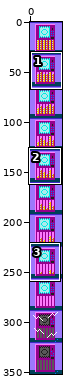
One commit to this sprite sheet: resources/img/rooms/condom_machine.png. Above, an overview of the earlier version with the close-up marked.
Close-up. Before the commit:
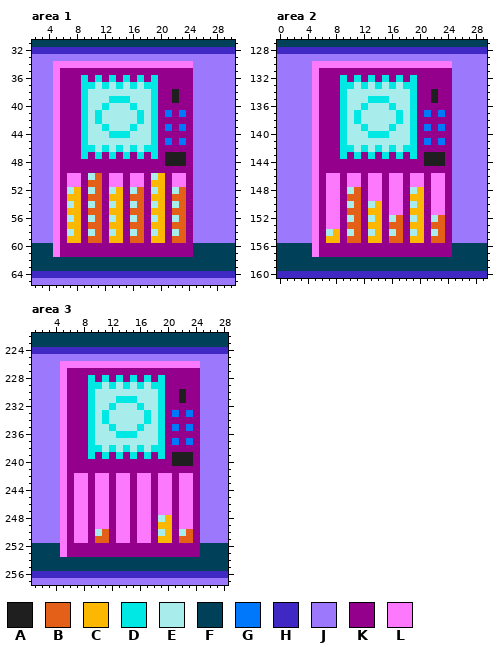
The file is 32x352 pixels. Shown: area 1: x 2..30, y 31..65; area 2: x 0..29, y 127..160; area 3: x 1..28, y 222..257. The commit also changed other parts of the picture, which this record leaves out.
Palette (. is transparent): A #1f1f1f  B #e46018  C #fcb800  D #00e8e4  E #a9ecec  F #004058  G #0078fc  H #4028c4  J #9c78fc  K #94008c  L #fc78fc
Pixels before, area 1, first column x 2:
31 FFFFFFFFFFFFFFFFFFFFFFFFFFFFF
32 HHHHHHHHHHHHHHHHHHHHHHHHHHHHH
33 JJJJJJJJJJJJJJJJJJJJJJJJJJJJJ
34 JJJLLLLLLLLLLLLLLLLLLLLJJJJJJ
35 JJJLKKKKKKKKKKKKKKKKKKKJJJJJJ
36 JJJLKKKDKDKDKDKDKDKKKKKJJJJJJ
37 JJJLKKKDDEDEDEDEDDKKKKKJJJJJJ
38 JJJLKKKDEEEEEEEEEDKKAKKJJJJJJ
39 JJJLKKKDEEEDDDEEEDKKAKKJJJJJJ
40 JJJLKKKDEEDEEEDEEDKKKKKJJJJJJ
41 JJJLKKKDEDEEEEEDEDKGKGKJJJJJJ
42 JJJLKKKDEDEEEEEDEDKKKKKJJJJJJ
43 JJJLKKKDEEDEEEDEEDKGKGKJJJJJJ
44 JJJLKKKDEEEDDDEEEDKKKKKJJJJJJ
45 JJJLKKKDEEEEEEEEEDKGKGKJJJJJJ
46 JJJLKKKDDEDEDEDEDDKKKKKJJJJJJ
47 JJJLKKKDKDKDKDKDKDKAAAKJJJJJJ
48 JJJLKKKKKKKKKKKKKKKAAAKJJJJJJ
49 JJJLKKKKKKKKKKKKKKKKKKKJJJJJJ
50 JJJLKLLKEBKLLKLLKECKLLKJJJJJJ
51 JJJLKLLKBBKLLKLLKCCKLLKJJJJJJ
52 JJJLKECKEBKECKEBKECKEBKJJJJJJ
53 JJJLKCCKBBKCCKBBKCCKBBKJJJJJJ
54 JJJLKECKEBKECKEBKECKEBKJJJJJJ
55 JJJLKCCKBBKCCKBBKCCKBBKJJJJJJ
56 JJJLKECKEBKECKEBKECKEBKJJJJJJ
57 JJJLKCCKBBKCCKBBKCCKBBKJJJJJJ
58 JJJLKECKEBKECKEBKECKEBKJJJJJJ
59 JJJLKCCKBBKCCKBBKCCKBBKJJJJJJ
60 FFFLKKKKKKKKKKKKKKKKKKKFFFFFF
61 FFFLKKKKKKKKKKKKKKKKKKKFFFFFF
62 FFFFFFFFFFFFFFFFFFFFFFFFFFFFF
63 FFFFFFFFFFFFFFFFFFFFFFFFFFFFF
64 HHHHHHHHHHHHHHHHHHHHHHHHHHHHH
65 JJJJJJJJJJJJJJJJJJJJJJJJJJJJJ
Pixels before, area 2, first column x 0:
127 FFFFFFFFFFFFFFFFFFFFFFFFFFFFFF
128 HHHHHHHHHHHHHHHHHHHHHHHHHHHHHH
129 JJJJJJJJJJJJJJJJJJJJJJJJJJJJJJ
130 JJJJJLLLLLLLLLLLLLLLLLLLLJJJJJ
131 JJJJJLKKKKKKKKKKKKKKKKKKKJJJJJ
132 JJJJJLKKKDKDKDKDKDKDKKKKKJJJJJ
133 JJJJJLKKKDDEDEDEDEDDKKKKKJJJJJ
134 JJJJJLKKKDEEEEEEEEEDKKAKKJJJJJ
135 JJJJJLKKKDEEEDDDEEEDKKAKKJJJJJ
136 JJJJJLKKKDEEDEEEDEEDKKKKKJJJJJ
137 JJJJJLKKKDEDEEEEEDEDKGKGKJJJJJ
138 JJJJJLKKKDEDEEEEEDEDKKKKKJJJJJ
139 JJJJJLKKKDEEDEEEDEEDKGKGKJJJJJ
140 JJJJJLKKKDEEEDDDEEEDKKKKKJJJJJ
141 JJJJJLKKKDEEEEEEEEEDKGKGKJJJJJ
142 JJJJJLKKKDDEDEDEDEDDKKKKKJJJJJ
143 JJJJJLKKKDKDKDKDKDKDKAAAKJJJJJ
144 JJJJJLKKKKKKKKKKKKKKKAAAKJJJJJ
145 JJJJJLKKKKKKKKKKKKKKKKKKKJJJJJ
146 JJJJJLKLLKLLKLLKLLKLLKLLKJJJJJ
147 JJJJJLKLLKLLKLLKLLKLLKLLKJJJJJ
148 JJJJJLKLLKEBKLLKLLKECKLLKJJJJJ
149 JJJJJLKLLKBBKLLKLLKCCKLLKJJJJJ
150 JJJJJLKLLKEBKECKLLKECKLLKJJJJJ
151 JJJJJLKLLKBBKCCKLLKCCKLLKJJJJJ
152 JJJJJLKLLKEBKECKEBKECKEBKJJJJJ
153 JJJJJLKLLKBBKCCKBBKCCKBBKJJJJJ
154 JJJJJLKECKEBKECKEBKECKEBKJJJJJ
155 JJJJJLKCCKBBKCCKBBKCCKBBKJJJJJ
156 FFFFFLKKKKKKKKKKKKKKKKKKKFFFFF
157 FFFFFLKKKKKKKKKKKKKKKKKKKFFFFF
158 FFFFFFFFFFFFFFFFFFFFFFFFFFFFFF
159 FFFFFFFFFFFFFFFFFFFFFFFFFFFFFF
160 HHHHHHHHHHHHHHHHHHHHHHHHHHHHHH
Pixels before, area 3, first column x 1:
222 FFFFFFFFFFFFFFFFFFFFFFFFFFFF
223 FFFFFFFFFFFFFFFFFFFFFFFFFFFF
224 HHHHHHHHHHHHHHHHHHHHHHHHHHHH
225 JJJJJJJJJJJJJJJJJJJJJJJJJJJJ
226 JJJJLLLLLLLLLLLLLLLLLLLLJJJJ
227 JJJJLKKKKKKKKKKKKKKKKKKKJJJJ
228 JJJJLKKKDKDKDKDKDKDKKKKKJJJJ
229 JJJJLKKKDDEDEDEDEDDKKKKKJJJJ
230 JJJJLKKKDEEEEEEEEEDKKAKKJJJJ
231 JJJJLKKKDEEEDDDEEEDKKAKKJJJJ
232 JJJJLKKKDEEDEEEDEEDKKKKKJJJJ
233 JJJJLKKKDEDEEEEEDEDKGKGKJJJJ
234 JJJJLKKKDEDEEEEEDEDKKKKKJJJJ
235 JJJJLKKKDEEDEEEDEEDKGKGKJJJJ
236 JJJJLKKKDEEEDDDEEEDKKKKKJJJJ
237 JJJJLKKKDEEEEEEEEEDKGKGKJJJJ
238 JJJJLKKKDDEDEDEDEDDKKKKKJJJJ
239 JJJJLKKKDKDKDKDKDKDKAAAKJJJJ
240 JJJJLKKKKKKKKKKKKKKKAAAKJJJJ
241 JJJJLKKKKKKKKKKKKKKKKKKKJJJJ
242 JJJJLKLLKLLKLLKLLKLLKLLKJJJJ
243 JJJJLKLLKLLKLLKLLKLLKLLKJJJJ
244 JJJJLKLLKLLKLLKLLKLLKLLKJJJJ
245 JJJJLKLLKLLKLLKLLKLLKLLKJJJJ
246 JJJJLKLLKLLKLLKLLKLLKLLKJJJJ
247 JJJJLKLLKLLKLLKLLKLLKLLKJJJJ
248 JJJJLKLLKLLKLLKLLKECKLLKJJJJ
249 JJJJLKLLKLLKLLKLLKCCKLLKJJJJ
250 JJJJLKLLKEBKLLKLLKECKEBKJJJJ
251 JJJJLKLLKBBKLLKLLKCCKBBKJJJJ
252 FFFFLKKKKKKKKKKKKKKKKKKKFFFF
253 FFFFLKKKKKKKKKKKKKKKKKKKFFFF
254 FFFFFFFFFFFFFFFFFFFFFFFFFFFF
255 FFFFFFFFFFFFFFFFFFFFFFFFFFFF
256 HHHHHHHHHHHHHHHHHHHHHHHHHHHH
257 JJJJJJJJJJJJJJJJJJJJJJJJJJJJ
After:
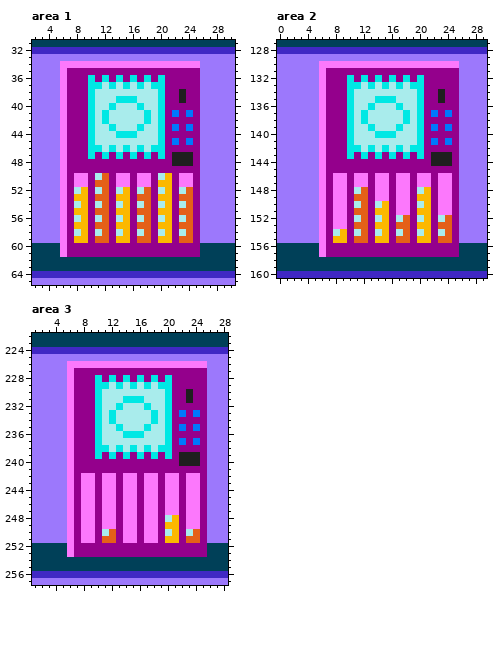
Difference:
Area 1:
y 34: x 5 L -> J; x 25 J -> L
y 35: x 5..6 LK -> JL; x 25 J -> K
y 36: x 5..6 LK -> JL; x 9..20 DKDKDKDKDKDK -> KDKDKDKDKDKD; x 25 J -> K
y 37: x 5..6 LK -> JL; x 9 D -> K; x 11..18 EDEDEDED -> DEDEDEDE; x 20 K -> D; x 25 J -> K
y 38: x 5..6 LK -> JL; x 9..10 DE -> KD; x 19..20 DK -> ED; x 22..23 AK -> KA; x 25 J -> K
y 39: x 5..6 LK -> JL; x 9..10 DE -> KD; x 13 D -> E; x 16 E -> D; x 19..20 DK -> ED; x 22..23 AK -> KA; x 25 J -> K
y 40: x 5..6 LK -> JL; x 9..10 DE -> KD; x 12..13 DE -> ED; x 16..17 DE -> ED; x 19..20 DK -> ED; x 25 J -> K
y 41: x 5..6 LK -> JL; x 9..12 DEDE -> KDED; x 17..25 DEDKGKGKJ -> EDEDKGKGK
y 42: x 5..6 LK -> JL; x 9..12 DEDE -> KDED; x 17..20 DEDK -> EDED; x 25 J -> K
y 43: x 5..6 LK -> JL; x 9..10 DE -> KD; x 12..13 DE -> ED; x 16..17 DE -> ED; x 19..25 DKGKGKJ -> EDKGKGK
y 44: x 5..6 LK -> JL; x 9..10 DE -> KD; x 13 D -> E; x 16 E -> D; x 19..20 DK -> ED; x 25 J -> K
y 45: x 5..6 LK -> JL; x 9..10 DE -> KD; x 19..25 DKGKGKJ -> EDKGKGK
y 46: x 5..6 LK -> JL; x 9 D -> K; x 11..18 EDEDEDED -> DEDEDEDE; x 20 K -> D; x 25 J -> K
y 47: x 5..6 LK -> JL; x 9..21 DKDKDKDKDKDKA -> KDKDKDKDKDKDK; x 24..25 KJ -> AK
y 48: x 5..6 LK -> JL; x 21 A -> K; x 24..25 KJ -> AK
y 49: x 5..6 LK -> JL; x 25 J -> K
y 50: x 5..7 LKL -> JLK; x 9..13 KEBKL -> LKEBK; x 15..16 KL -> LK; x 18..22 KECKL -> LKECK; x 24..25 KJ -> LK
y 51: x 5..7 LKL -> JLK; x 9..10 KB -> LK; x 12..13 KL -> BK; x 15..16 KL -> LK; x 18..19 KC -> LK; x 21..22 KL -> CK; x 24..25 KJ -> LK
y 52: x 5..25 LKECKEBKECKEBKECKEBKJ -> JLKECKEBKECKEBKECKEBK
y 53: x 5..7 LKC -> JLK; x 9..10 KB -> CK; x 12..13 KC -> BK; x 15..16 KB -> CK; x 18..19 KC -> BK; x 21..22 KB -> CK; x 24..25 KJ -> BK
y 54: x 5..25 LKECKEBKECKEBKECKEBKJ -> JLKECKEBKECKEBKECKEBK
y 55: x 5..7 LKC -> JLK; x 9..10 KB -> CK; x 12..13 KC -> BK; x 15..16 KB -> CK; x 18..19 KC -> BK; x 21..22 KB -> CK; x 24..25 KJ -> BK
y 56: x 5..25 LKECKEBKECKEBKECKEBKJ -> JLKECKEBKECKEBKECKEBK
y 57: x 5..7 LKC -> JLK; x 9..10 KB -> CK; x 12..13 KC -> BK; x 15..16 KB -> CK; x 18..19 KC -> BK; x 21..22 KB -> CK; x 24..25 KJ -> BK
y 58: x 5..25 LKECKEBKECKEBKECKEBKJ -> JLKECKEBKECKEBKECKEBK
y 59: x 5..7 LKC -> JLK; x 9..10 KB -> CK; x 12..13 KC -> BK; x 15..16 KB -> CK; x 18..19 KC -> BK; x 21..22 KB -> CK; x 24..25 KJ -> BK
y 60..61: x 5..6 LK -> FL; x 25 F -> K
Area 2:
y 130: x 5 L -> J; x 25 J -> L
y 131: x 5..6 LK -> JL; x 25 J -> K
y 132: x 5..6 LK -> JL; x 9..20 DKDKDKDKDKDK -> KDKDKDKDKDKD; x 25 J -> K
y 133: x 5..6 LK -> JL; x 9 D -> K; x 11..18 EDEDEDED -> DEDEDEDE; x 20 K -> D; x 25 J -> K
y 134: x 5..6 LK -> JL; x 9..10 DE -> KD; x 19..20 DK -> ED; x 22..23 AK -> KA; x 25 J -> K
y 135: x 5..6 LK -> JL; x 9..10 DE -> KD; x 13 D -> E; x 16 E -> D; x 19..20 DK -> ED; x 22..23 AK -> KA; x 25 J -> K
y 136: x 5..6 LK -> JL; x 9..10 DE -> KD; x 12..13 DE -> ED; x 16..17 DE -> ED; x 19..20 DK -> ED; x 25 J -> K
y 137: x 5..6 LK -> JL; x 9..12 DEDE -> KDED; x 17..25 DEDKGKGKJ -> EDEDKGKGK
y 138: x 5..6 LK -> JL; x 9..12 DEDE -> KDED; x 17..20 DEDK -> EDED; x 25 J -> K
y 139: x 5..6 LK -> JL; x 9..10 DE -> KD; x 12..13 DE -> ED; x 16..17 DE -> ED; x 19..25 DKGKGKJ -> EDKGKGK
y 140: x 5..6 LK -> JL; x 9..10 DE -> KD; x 13 D -> E; x 16 E -> D; x 19..20 DK -> ED; x 25 J -> K
y 141: x 5..6 LK -> JL; x 9..10 DE -> KD; x 19..25 DKGKGKJ -> EDKGKGK
y 142: x 5..6 LK -> JL; x 9 D -> K; x 11..18 EDEDEDED -> DEDEDEDE; x 20 K -> D; x 25 J -> K
y 143: x 5..6 LK -> JL; x 9..21 DKDKDKDKDKDKA -> KDKDKDKDKDKDK; x 24..25 KJ -> AK
y 144: x 5..6 LK -> JL; x 21 A -> K; x 24..25 KJ -> AK
y 145: x 5..6 LK -> JL; x 25 J -> K
y 146..147: x 5..7 LKL -> JLK; x 9..10 KL -> LK; x 12..13 KL -> LK; x 15..16 KL -> LK; x 18..19 KL -> LK; x 21..22 KL -> LK; x 24..25 KJ -> LK
y 148: x 5..7 LKL -> JLK; x 9..13 KEBKL -> LKEBK; x 15..16 KL -> LK; x 18..22 KECKL -> LKECK; x 24..25 KJ -> LK
y 149: x 5..7 LKL -> JLK; x 9..10 KB -> LK; x 12..13 KL -> BK; x 15..16 KL -> LK; x 18..19 KC -> LK; x 21..22 KL -> CK; x 24..25 KJ -> LK
y 150: x 5..7 LKL -> JLK; x 9..16 KEBKECKL -> LKEBKECK; x 18..22 KECKL -> LKECK; x 24..25 KJ -> LK
y 151: x 5..7 LKL -> JLK; x 9..10 KB -> LK; x 12..13 KC -> BK; x 15..16 KL -> CK; x 18..19 KC -> LK; x 21..22 KL -> CK; x 24..25 KJ -> LK
y 152: x 5..7 LKL -> JLK; x 9..25 KEBKECKEBKECKEBKJ -> LKEBKECKEBKECKEBK
y 153: x 5..7 LKL -> JLK; x 9..10 KB -> LK; x 12..13 KC -> BK; x 15..16 KB -> CK; x 18..19 KC -> BK; x 21..22 KB -> CK; x 24..25 KJ -> BK
y 154: x 5..25 LKECKEBKECKEBKECKEBKJ -> JLKECKEBKECKEBKECKEBK
y 155: x 5..7 LKC -> JLK; x 9..10 KB -> CK; x 12..13 KC -> BK; x 15..16 KB -> CK; x 18..19 KC -> BK; x 21..22 KB -> CK; x 24..25 KJ -> BK
y 156..157: x 5..6 LK -> FL; x 25 F -> K
Area 3:
y 226: x 5 L -> J; x 25 J -> L
y 227: x 5..6 LK -> JL; x 25 J -> K
y 228: x 5..6 LK -> JL; x 9..20 DKDKDKDKDKDK -> KDKDKDKDKDKD; x 25 J -> K
y 229: x 5..6 LK -> JL; x 9 D -> K; x 11..18 EDEDEDED -> DEDEDEDE; x 20 K -> D; x 25 J -> K
y 230: x 5..6 LK -> JL; x 9..10 DE -> KD; x 19..20 DK -> ED; x 22..23 AK -> KA; x 25 J -> K
y 231: x 5..6 LK -> JL; x 9..10 DE -> KD; x 13 D -> E; x 16 E -> D; x 19..20 DK -> ED; x 22..23 AK -> KA; x 25 J -> K
y 232: x 5..6 LK -> JL; x 9..10 DE -> KD; x 12..13 DE -> ED; x 16..17 DE -> ED; x 19..20 DK -> ED; x 25 J -> K
y 233: x 5..6 LK -> JL; x 9..12 DEDE -> KDED; x 17..25 DEDKGKGKJ -> EDEDKGKGK
y 234: x 5..6 LK -> JL; x 9..12 DEDE -> KDED; x 17..20 DEDK -> EDED; x 25 J -> K
y 235: x 5..6 LK -> JL; x 9..10 DE -> KD; x 12..13 DE -> ED; x 16..17 DE -> ED; x 19..25 DKGKGKJ -> EDKGKGK
y 236: x 5..6 LK -> JL; x 9..10 DE -> KD; x 13 D -> E; x 16 E -> D; x 19..20 DK -> ED; x 25 J -> K
y 237: x 5..6 LK -> JL; x 9..10 DE -> KD; x 19..25 DKGKGKJ -> EDKGKGK
y 238: x 5..6 LK -> JL; x 9 D -> K; x 11..18 EDEDEDED -> DEDEDEDE; x 20 K -> D; x 25 J -> K
y 239: x 5..6 LK -> JL; x 9..21 DKDKDKDKDKDKA -> KDKDKDKDKDKDK; x 24..25 KJ -> AK
y 240: x 5..6 LK -> JL; x 21 A -> K; x 24..25 KJ -> AK
y 241: x 5..6 LK -> JL; x 25 J -> K
y 242..247: x 5..7 LKL -> JLK; x 9..10 KL -> LK; x 12..13 KL -> LK; x 15..16 KL -> LK; x 18..19 KL -> LK; x 21..22 KL -> LK; x 24..25 KJ -> LK
y 248: x 5..7 LKL -> JLK; x 9..10 KL -> LK; x 12..13 KL -> LK; x 15..16 KL -> LK; x 18..22 KECKL -> LKECK; x 24..25 KJ -> LK
y 249: x 5..7 LKL -> JLK; x 9..10 KL -> LK; x 12..13 KL -> LK; x 15..16 KL -> LK; x 18..19 KC -> LK; x 21..22 KL -> CK; x 24..25 KJ -> LK
y 250: x 5..7 LKL -> JLK; x 9..13 KEBKL -> LKEBK; x 15..16 KL -> LK; x 18..25 KECKEBKJ -> LKECKEBK
y 251: x 5..7 LKL -> JLK; x 9..10 KB -> LK; x 12..13 KL -> BK; x 15..16 KL -> LK; x 18..19 KC -> LK; x 21..22 KB -> CK; x 24..25 KJ -> BK
y 252..253: x 5..6 LK -> FL; x 25 F -> K
